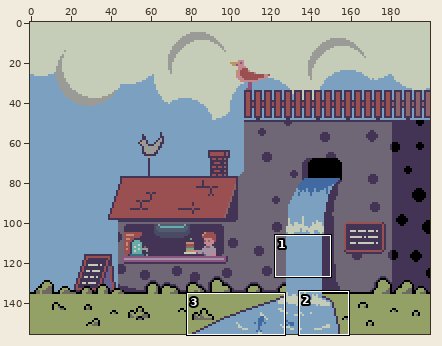
Two states of a pixel-art file, Nature/NatureScene.aseprite. Above, an overview of the earlier version with the close-up marked.
Close-up. Earlier state:
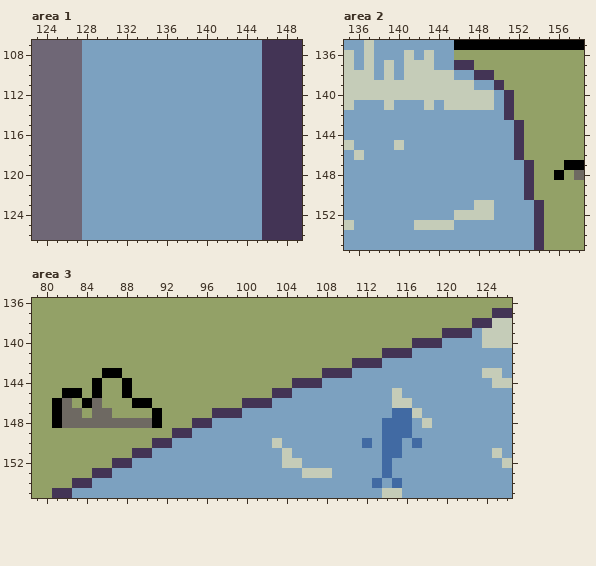
200x156 pixels, 1 frame. Colours within 5 levels of each other are drawn and written as one. Shown: area 1: x 123..149, y 107..126; area 2: x 135..158, y 135..155; area 3: x 79..126, y 136..155. The commit also changed other parts of the picture, which this record leaves out.
Once edited:
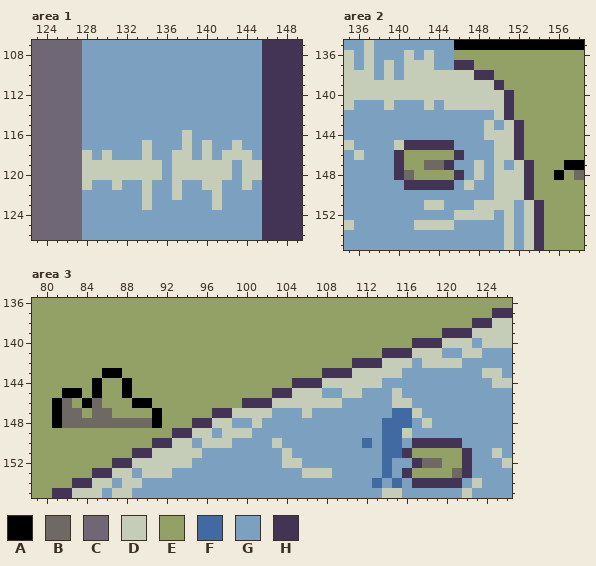
Palette (. is transparent): A #000000  B #6e6962  C #6f6776  D #c5ccb8  E #93a167  F #416aa3  G #7ca1c0  H #433455
Diff:
layer "Waterplant" added
--- area 1, layer "Foam"
@@ x 123..149 @@
 115 CCCCCGGGGGGGGGGGGGGGGGGHHHH
-116 CCCCCGGGGGGGGGGGGGGGGGGHHHH
-117 CCCCCGGGGGGGGGGGGGGGGGGHHHH
-118 CCCCCGGGGGGGGGGGGGGGGGGHHHH
-119 CCCCCGGGGGGGGGGGGGGGGGGHHHH
-120 CCCCCGGGGGGGGGGGGGGGGGGHHHH
-121 CCCCCGGGGGGGGGGGGGGGGGGHHHH
-122 CCCCCGGGGGGGGGGGGGGGGGGHHHH
-123 CCCCCGGGGGGGGGGGGGGGGGGHHHH
+116 CCCCCGGGGGGGGGGDGGGGGGGHHHH
+117 CCCCCGGGGGGDGGGDGDGGDGGHHHH
+118 CCCCCDGDGGGDGGDDGDGDDDGHHHH
+119 CCCCCDDDDDDDDGDDDDDDGDDHHHH
+120 CCCCCDDDDDDDDGDDDDDDGDDHHHH
+121 CCCCCDGGDGGDGGDGGDDGGDGHHHH
+122 CCCCCGGGGGGDGGDGGGDGGGGHHHH
+123 CCCCCGGGGGGDGGGGGGDGGGGHHHH
 124 CCCCCGGGGGGGGGGGGGGGGGGHHHH
--- area 2, layers "Waterplant", "Water"
@@ x 135..158 @@
 137 DGDGDGDDDGGHHEEEEEEEEEEE
-138 DDDGDGDDDDDGGHHEEEEEEEEE
-139 DDDDDDDDDDDDDGGHEEEEEEEE
-140 DDDDDDDDDDDDDDDGHEEEEEEE
-141 DGGGDGGGDGDDDDDGHEEEEEEE
-142 GGGGGGGGGGGGGGGGHEEEEEEE
-143 GGGGGGGGGGGGGGGGGHEEEEEE
-144 GGGGGGGGGGGGGGGGGHEEEEEE
-145 DGGGGDGGGGGGGGGGGHEEEEEE
-146 GDGGGGGGGGGGGGGGGHEEEEEE
-147 GGGGGGGGGGGGGGGGGGHEEEAA
-148 GGGGGGGGGGGGGGGGGGHEEAEB
-149 GGGGGGGGGGGGGGGGGGHEEEEE
-150 GGGGGGGGGGGGGGGGGGHEEEEE
-151 GGGGGGGGGGGGGDDGGGGHEEEE
-152 GGGGGGGGGGGDDDDGGGGHEEEE
-153 DGGGGGGDDDDGGGGGGGGHEEEE
-154 GGGGGGGGGGGGGGGGGGGHEEEE
-155 GGGGGGGGGGGGGGGGGGGHEEEE
+138 DDDGDGDDDDDDDHHEEEEEEEEE
+139 DDDDDDDDDDDDDDDHEEEEEEEE
+140 DDDDDDDDDDDDDDDDHEEEEEEE
+141 DGGGDGGGDGDDDDDDHEEEEEEE
+142 GGGGGGGGGGGGGGGDHEEEEEEE
+143 GGGGGGGGGGGGGGDGDHEEEEEE
+144 GGGGGGGGGGGGGGDDDHEEEEEE
+145 DGGGGDHHHHHGGGGDDHEEEEEE
+146 GDGGGHEEEEEHGGGDDHEEEEEE
+147 GGGGGHEEBBHGGDGDGDHEEEAA
+148 GGGGGHBEEEEHGDGDDDHEEAEB
+149 GGGGGGHHHHHGDGGDDDHEEEEE
+150 GGGGGGGGGGGGGGGDDDHEEEEE
+151 GGGGGGGGDDGGGDDDDGDHEEEE
+152 GGGGGGGGGGGDDDDGDGDHEEEE
+153 DGGGGGGDDDDGGGGGDGDHEEEE
+154 GGGGGGGGGGGGGGGGDGDHEEEE
+155 GGGGGGGGGGGGGGGGDGDHEEEE
--- area 3, layers "Waterplant", "Water"
@@ x 79..126 @@
 138 EEEEEEEEEEEEEEEEEEEEEEEEEEEEEEEEEEEEEEEEEEEEHHDD
-139 EEEEEEEEEEEEEEEEEEEEEEEEEEEEEEEEEEEEEEEEEHHHGDDD
-140 EEEEEEEEEEEEEEEEEEEEEEEEEEEEEEEEEEEEEEHHHGGGGDDD
-141 EEEEEEEEEEEEEEEEEEEEEEEEEEEEEEEEEEEHHHGGGGGGGGGG
-142 EEEEEEEEEEEEEEEEEEEEEEEEEEEEEEEEHHHGGGGGGGGGGGGG
-143 EEEEEEEAAEEEEEEEEEEEEEEEEEEEEHHHGGGGGGGGGGGGGDDG
-144 EEEEEEAEEAEEEEEEEEEEEEEEEEHHHGGGGGGGGGGGGGGGGGDD
-145 EEEAAEAEEAEEEEEEEEEEEEEEHHGGGGGGGGGGDGGGGGGGGGGG
-146 EEABEABEEEAAEEEEEEEEEHHHGGGGGGGGGGGGDDGGGGGGGGGG
-147 EEABBEBBEEEEAEEEEEHHHGGGGGGGGGGGGGGGFFDGGGGGGGGG
-148 EEABBBBBBBBBAEEEHHGGGGGGGGGGGGGGGGGFFFGDGGGGGGGG
-149 EEEEEEEEEEEEEEHHGGGGGGGGGGGGGGGGGGGFFFGGGGGGGGGG
-150 EEEEEEEEEEEEHHGGGGGGGGGGDGGGGGGGGFGFFGFGGGGGGGGG
-151 EEEEEEEEEEHHGGGGGGGGGGGGGDGGGGGGGGGFFGGGGGGGGGDG
-152 EEEEEEEEHHGGGGGGGGGGGGGGGDDGGGGGGGGFGGGGGGGGGGGD
-153 EEEEEEHHGGGGGGGGGGGGGGGGGGGDDDGGGGGFGGGGGGGGGGGG
-154 EEEEHHGGGGGGGGGGGGGGGGGGGGGGGGGGGGFGFGGGGGGGGGGG
-155 EEHHGGGGGGGGGGGGGGGGGGGGGGGGGGGGGGGDDGGGGGGGGGGG
+139 EEEEEEEEEEEEEEEEEEEEEEEEEEEEEEEEEEEEEEEEEHHHDDDD
+140 EEEEEEEEEEEEEEEEEEEEEEEEEEEEEEEEEEEEEEHHHDDDGDDD
+141 EEEEEEEEEEEEEEEEEEEEEEEEEEEEEEEEEEEHHHDDDGGDDGGG
+142 EEEEEEEEEEEEEEEEEEEEEEEEEEEEEEEEHHHDDDGDDDDGGGGG
+143 EEEEEEEAAEEEEEEEEEEEEEEEEEEEEHHHDDDDDGGGGGGGGDDG
+144 EEEEEEAEEAEEEEEEEEEEEEEEEEHHHDDDDDDGGGGGGGGGGGDD
+145 EEEAAEAEEAEEEEEEEEEEEEEEHHDDDGGDDGGGDGGGGGGGGGGG
+146 EEABEABEEEAAEEEEEEEEEHHHDDDDDDDGGGGGDDGGGGGGGGGG
+147 EEABBEBBEEEEAEEEEEHHDDDDGGGDGGGGGGGGFFDGGGGGGGGG
+148 EEABBBBBBBBBAEEEHHDDGGDGGGGGGGGGGGGFFFGDGGGGGGGG
+149 EEEEEEEEEEEEEEHHDDGDDDGGGGGGGGGGGGGFFDGGGGGGGGGG
+150 EEEEEEEEEEEEHHDDGDDDGGGGDGGGGGGGGFGFFGHHHHHGGGGG
+151 EEEEEEEEEEHHDDDDDGGGGGGGGDGGGGGGGGGFFHEEEEEHGGDG
+152 EEEEEEEEHHDDDDDDGGGGGGGGGDDGGGGGGGGFGGHBBEEHGGGD
+153 EEEEEEHHDDGDDDGGGGGGGGGGGGGDDDGGGGGFGHEEEEBHGGGG
+154 EEEEHHDDGDDGGGGGGGGGGGGGGGGGGGGGGGFGFGHHHHHGDGGG
+155 EEHHDDDGDDGGGGGGGGGGGGGGGGGGGGGGGGGDDGGGGGGDGGGG
Where, in picture pixels (left, top, right, bottom), the same in both close-ups:
changed: (82, 130, 262, 210)
changed: (394, 70, 534, 250)
changed: (72, 328, 482, 498)
